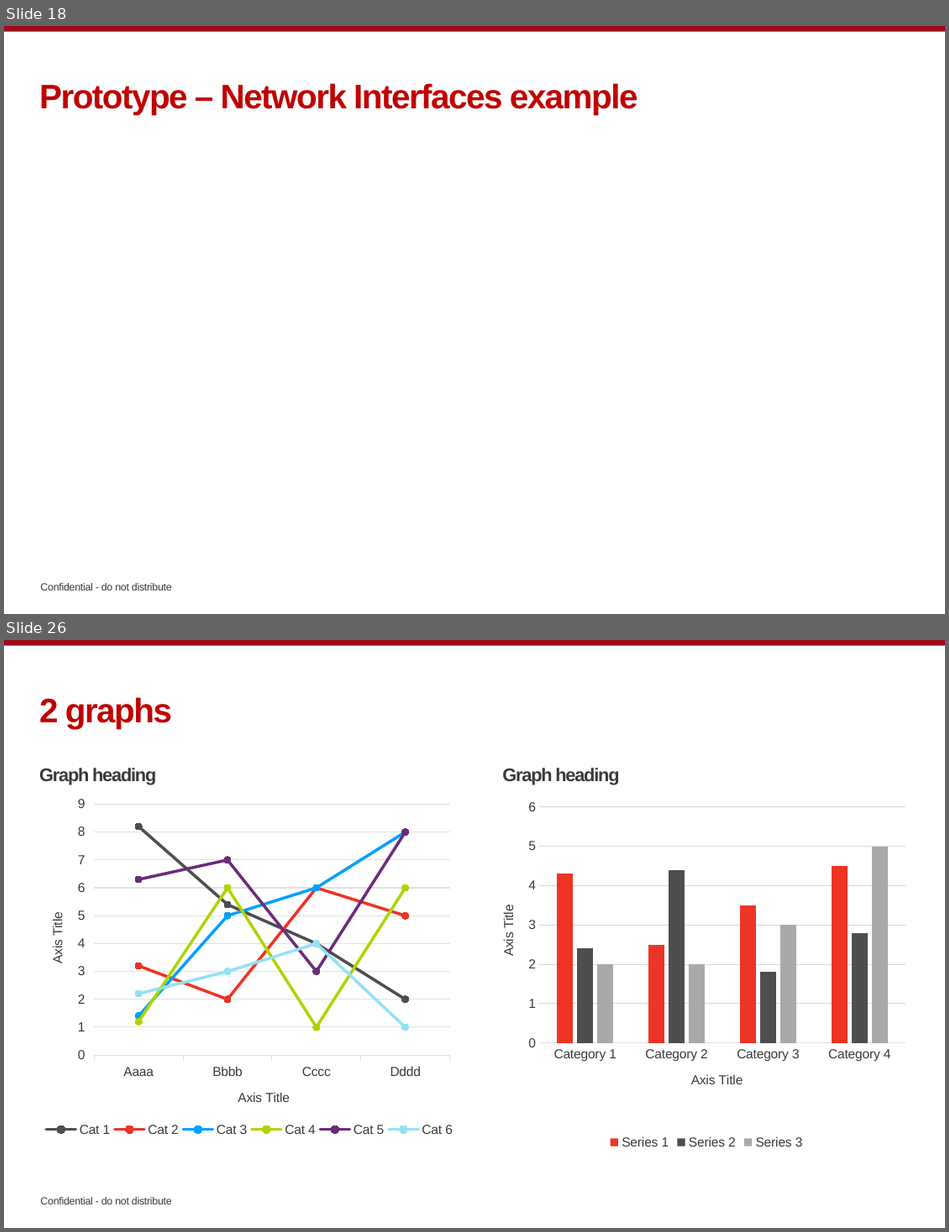
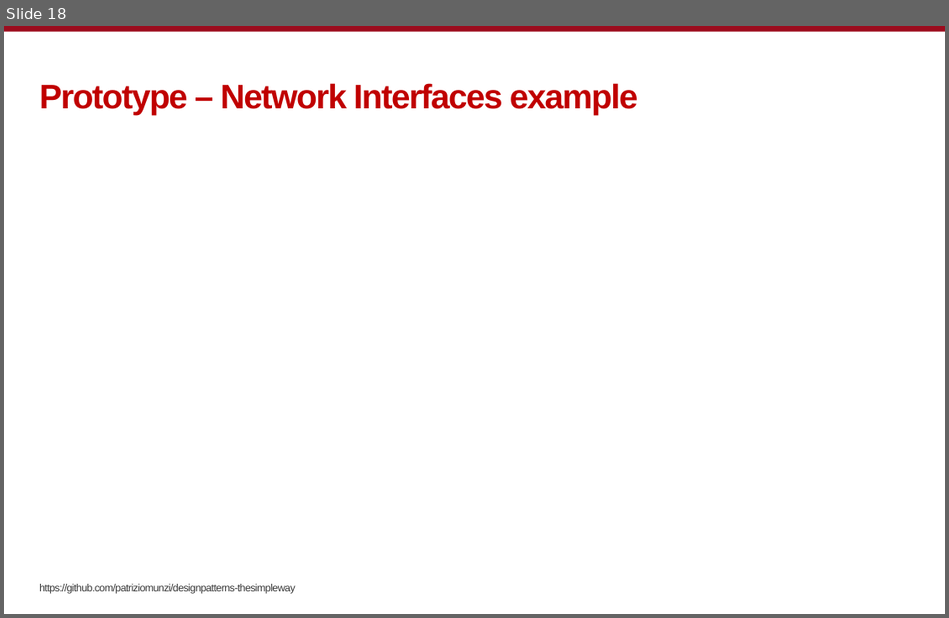
Before and after one commit to patriziomunzi/designpatterns-thesimpleway, a slide deck: docs/design_patterns_the_simple_way.pptx. Shown one above the other, each under a label of ours: slides 18 and 26 before the commit, slide 18 after it; the slides between them are not shown. The pictures are 949x1232 and 949x618 pixels, drawn with LibreOffice and Linux fonts; fonts in the diff are those of the drawing; background and template pictures are left out. Boxes give left, top, right and bottom in pixels: in the first picture for what was removed or moved away, otherwise in the second. Text is boxed around its words. In the diff, an @@ line names an element or a change of style, - is before the commit and + after.

```diff
--- a/docs/design_patterns_the_simple_way.pptx
+++ b/docs/design_patterns_the_simple_way.pptx
@@ slide 26 removed at (x1=4, y1=640, x2=945, y2=1228), background picture (left out); not listed: 2 template elements that a slide beside it also shows @@
@@ title removed at (x1=39, y1=697, x2=172, y2=729) @@
-2 graphs
@@ line chart removed at (x1=30, y1=790, x2=458, y2=1154) @@
-categories: Aaaa, Bbbb, Cccc, Dddd
-Cat 1: 8.2, 5.4, 4, 2
-Cat 2: 3.2, 2, 6, 5
-Cat 3: 1.4, 5, 6, 8
-Cat 4: 1.2, 6, 1, 6
-Cat 5: 6.3, 7, 3, 8
-Cat 6: 2.2, 3, 4, 1
@@ text removed at (x1=39, y1=768, x2=156, y2=784) @@
-Graph heading
@@ column chart removed at (x1=493, y1=790, x2=920, y2=1154) @@
-categories: Category 1, Category 2, Category 3, Category 4
-Series 1: 4.3, 2.5, 3.5, 4.5
-Series 2: 2.4, 4.4, 1.8, 2.8
-Series 3: 2, 2, 3, 5
@@ text removed at (x1=502, y1=768, x2=619, y2=784) @@
-Graph heading
@@ page number removed at (x1=882, y1=1190, x2=929, y2=1213) @@
-26
@@ slide 18 changed as well @@
@@ text added at (x1=39, y1=584, x2=295, y2=594), 8 pt, text #3A3A3A @@
+https://github.com/patriziomunzi/designpatterns-thesimpleway
@@ text removed at (x1=40, y1=583, x2=172, y2=590) @@
-Confidential - do not distribute
```
Also in this commit, not shown: 17 other slides changed, 1 slide added, 11 other slides removed.
